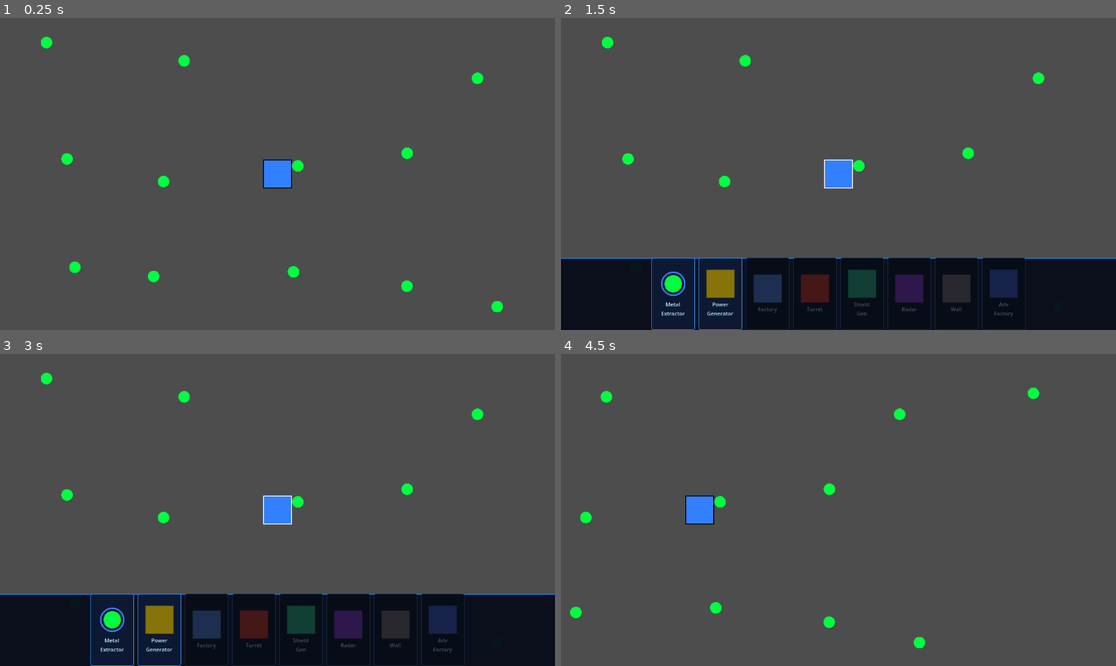
Above: before the commit, frames 1-4 (two rows, left to right).
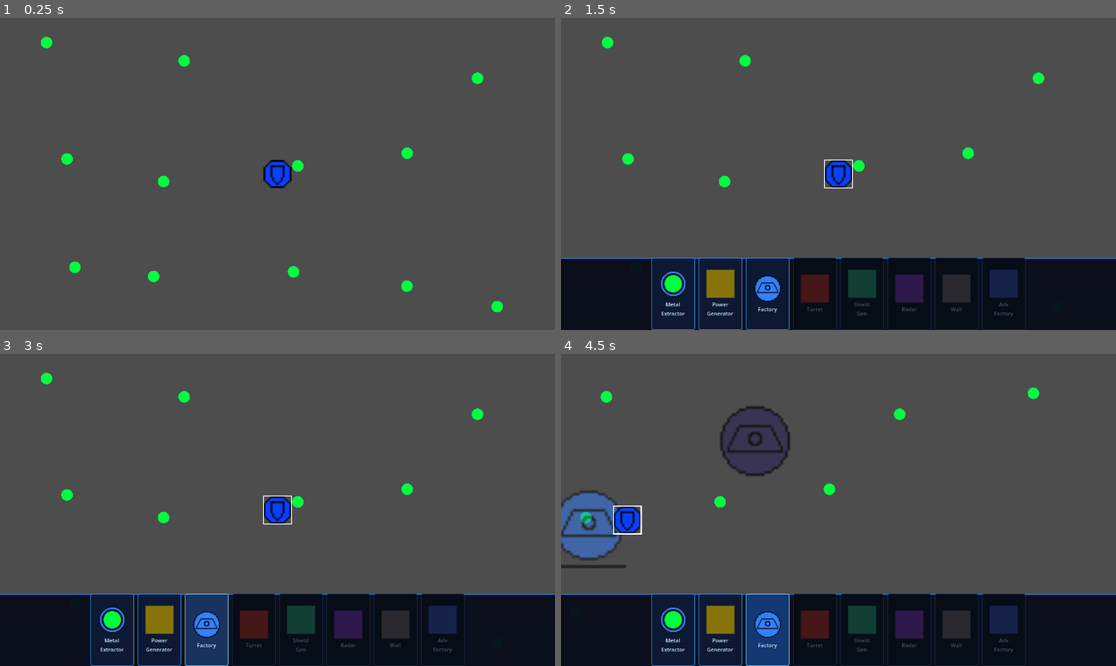
Above: after the commit, the same moments.

Repository: megantebro/roguelike-rts
Game: Godot game, scene res://scenes/main.tscn
Same seed, same stepped clock (60 frames per second), same inputs: the game is played once before the commit and once after it.
Inputs (mouse positions are in pixels of both pictures, inside the frame that each line leads up to):
- Up to frame 1 (0.25 s): no input
- Up to frame 2 (1.5 s): tap Enter at 0.5 s; drag from (838, 174) to (894, 105) at 0.52 s; click (672, 292) at 1.27 s
- Up to frame 3 (3 s): click (160, 628) at 2.02 s; click (205, 628) at 2.77 s
- Up to frame 4 (4.5 s): tap Space at 3.5 s; drag from (727, 525) to (838, 510) at 3.52 s; move the mouse to (894, 441) at 4.27 s; hold D from 4.28 s (still down); hold Shift from 4.28 s (still down); click (894, 441) at 4.42 s

The runs differ from the first frame. In frame 1, 0.5% of the frame differs, in the area x 47-53%, y 45-55%; in frame 2, 2.2%; in frame 3, 2.1%; in frame 4, 28%, in the area x 0-100%, y 16-100%.

Commit message:
Add HpBar reusable build bar and Factory system
- Add hp_bar.gd as reusable Node2D progress bar class
- Refactor bar_overlay to use HpBar for both resource and factory bars
- Add Factory placement, build queue, and build progress via HpBar
- Add commander texture rendering, surf background, camera outer bounds

Co-Authored-By: Claude Sonnet 4.6 <noreply@anthropic.com>

Diff:
--- a/scripts/bar_overlay.gd
+++ b/scripts/bar_overlay.gd
@@ -1,22 +1,43 @@
 extends Node2D
 
 var main_node: Main = null
+var _res_bar: HpBar
+var _fac_bar: HpBar
+
+func _ready() -> void:
+	_res_bar = HpBar.new()
+	add_child(_res_bar)
+
+	_fac_bar = HpBar.new()
+	_fac_bar.bar_width   = main_node.FACTORY_SIZE
+	_fac_bar.bar_height  = 6.0
+	_fac_bar.fill_color  = Color(0.3, 0.8, 1.0)
+	_fac_bar.bg_color    = Color(0.15, 0.15, 0.15, 1.0)
+	_fac_bar.border_color = Color(0, 0, 0, 0)
+	add_child(_fac_bar)
 
 func _process(_delta: float) -> void:
-	queue_redraw()
-
-func _draw() -> void:
 	if main_node == null:
 		return
+	_update_res_bar()
+	_update_fac_bar()
+
+func _update_res_bar() -> void:
 	var pending: int = main_node._pending_claim_idx
 	if pending < 0 or main_node._build_progress <= 0.0:
+		_res_bar.visible = false
 		return
-	var ppos: Vector2 = main_node._resource_positions[pending]
-	var bar_w := 36.0
-	var bar_h := 5.0
-	var bx := ppos.x - bar_w / 2.0
-	var by := ppos.y - 23.0
-	var fill := main_node._build_progress / main_node.BUILD_TIME
-	draw_rect(Rect2(bx, by, bar_w, bar_h), Color(0.05, 0.08, 0.15, 0.9))
-	draw_rect(Rect2(bx, by, bar_w * fill, bar_h), Color(0.0, 1.0, 0.25))
-	draw_rect(Rect2(bx, by, bar_w, bar_h), Color(0.3, 0.5, 0.8, 0.6), false, 1.0)
+	_res_bar.position = main_node._resource_positions[pending] + Vector2(0.0, -23.0)
+	_res_bar.fill = main_node._build_progress / main_node.BUILD_TIME
+	_res_bar.visible = true
+	_res_bar.queue_redraw()
+
+func _update_fac_bar() -> void:
+	if not main_node._factory_is_building or main_node._factory_build_progress <= 0.0:
+		_fac_bar.visible = false
+		return
+	var half := main_node.FACTORY_SIZE / 2.0
+	_fac_bar.position = main_node._factory_building_pos + Vector2(0.0, half + 4.0)
+	_fac_bar.fill = main_node._factory_build_progress / main_node.FACTORY_BUILD_TIME
+	_fac_bar.visible = true
+	_fac_bar.queue_redraw()
--- a/scripts/commander_hud.gd
+++ b/scripts/commander_hud.gd
@@ -5,7 +5,7 @@
 const BUILDINGS := [
 	{"name": "Metal\nExtractor", "color": Color(0.15, 0.55, 1.00), "locked": false},
 	{"name": "Power\nGenerator", "color": Color(0.70, 0.60, 0.05), "locked": false},
-	{"name": "Factory",          "color": Color(0.25, 0.40, 0.70), "locked": true},
+	{"name": "Factory",          "color": Color(0.25, 0.40, 0.70), "locked": false, "icon": "res://icon/Tank Factory.png"},
 	{"name": "Turret",           "color": Color(0.60, 0.20, 0.20), "locked": true},
 	{"name": "Shield\nGen",      "color": Color(0.15, 0.55, 0.45), "locked": true},
 	{"name": "Radar",            "color": Color(0.40, 0.20, 0.65), "locked": true},
@@ -85,6 +85,14 @@
 		icon.custom_minimum_size = Vector2(58, 58)
 		icon.is_locked = locked
 		icon_wrap.add_child(icon)
+	elif b.has("icon"):
+		var icon := TextureRect.new()
+		icon.custom_minimum_size = Vector2(58, 58)
+		icon.expand_mode = TextureRect.EXPAND_FIT_WIDTH_PROPORTIONAL
+		icon.stretch_mode = TextureRect.STRETCH_KEEP_ASPECT_CENTERED
+		icon.texture = load(b["icon"])
+		icon.modulate = Color(1, 1, 1, 0.4) if locked else Color.WHITE
+		icon_wrap.add_child(icon)
 	else:
 		var icon := ColorRect.new()
 		icon.custom_minimum_size = Vector2(58, 58)
--- a/scripts/game_camera.gd
+++ b/scripts/game_camera.gd
@@ -8,6 +8,7 @@
 const ZOOM_STEP := 0.1
 const ZOOM_MIN := 0.3
 const ZOOM_MAX := 3.0
+const OUTER_TILES := 50
 
 var _dragging := false
 
@@ -42,5 +43,6 @@
 
 func _clamp() -> void:
 	var half := get_viewport_rect().size / zoom / 2.0
-	position.x = clamp(position.x, half.x, MAP_W * TILE_SIZE - half.x)
-	position.y = clamp(position.y, half.y, MAP_H * TILE_SIZE - half.y)
+	var outer := OUTER_TILES * TILE_SIZE
+	position.x = clamp(position.x, half.x - outer, MAP_W * TILE_SIZE + outer - half.x)
+	position.y = clamp(position.y, half.y - outer, MAP_H * TILE_SIZE + outer - half.y)
--- /dev/null
+++ b/scripts/hp_bar.gd
@@ -0,0 +1,16 @@
+class_name HpBar
+extends Node2D
+
+var bar_width    := 36.0
+var bar_height   := 5.0
+var fill         := 0.0
+var bg_color     := Color(0.05, 0.08, 0.15, 0.9)
+var fill_color   := Color(0.0, 1.0, 0.25)
+var border_color := Color(0.3, 0.5, 0.8, 0.6)
+
+func _draw() -> void:
+	var bx := -bar_width / 2.0
+	draw_rect(Rect2(bx, 0, bar_width, bar_height), bg_color)
+	draw_rect(Rect2(bx, 0, bar_width * fill, bar_height), fill_color)
+	if border_color.a > 0.0:
+		draw_rect(Rect2(bx, 0, bar_width, bar_height), border_color, false, 1.0)
--- a/scripts/main.gd
+++ b/scripts/main.gd
@@ -13,6 +13,14 @@
 const BUILD_TIME := 3.0
 const METAL_SPACING    := 100.0
 const METAL_COLLIDE_R  := 36.0
+const OUTER_TILES      := 50
+const SURF_TILE        := 512
+const FACTORY_SIZE       := 128.0
+const FACTORY_BUILD_TIME := 10.0
+const FACTORY_RADIUS     := TILE_SIZE * 1.5
+
+var _surf_texture: Texture2D    = preload("res://icon/Surf.png")
+var _factory_texture: Texture2D = preload("res://icon/Tank Factory.png")
 
 const RES_COLOR       := Color(0.0, 1.0, 0.25)
 const RES_RING_COLOR  := Color(0.2, 0.5, 1.0)
@@ -37,6 +45,14 @@
 var _res_drag_start      := Vector2.ZERO
 var _res_dragging        := false
 var _build_progress      := 0.0
+
+var _placing_factory       := false
+var _factory_preview       := Vector2.ZERO
+var _factory_positions: Array[Vector2] = []
+var _factory_queue: Array[Vector2]     = []
+var _factory_is_building   := false
+var _factory_building_pos  := Vector2.ZERO
+var _factory_build_progress := 0.0
 
 func _ready() -> void:
 	_generate_resources()
@@ -64,16 +80,63 @@
 					_build_progress = 0.0
 					queue_redraw()
 					_start_next_in_queue()
+		if _factory_is_building:
+			var p1pos: Vector2 = (_p1 as Node2D).position
+			if p1pos.distance_squared_to(_factory_building_pos) <= FACTORY_RADIUS * FACTORY_RADIUS:
+				_factory_build_progress += delta
+				queue_redraw()
+				if _factory_build_progress >= FACTORY_BUILD_TIME:
+					_factory_positions.append(_factory_building_pos)
+					_factory_is_building = false
+					_factory_build_progress = 0.0
+					queue_redraw()
+					_start_next_factory()
 	_send_timer += delta
 	if _send_timer >= SEND_INTERVAL and is_instance_valid(_p1):
 		_send_timer = 0.0
 		NetworkManager.send_state("commander", 100, (_p1 as Node2D).position)
 
 func _draw() -> void:
+	var outer := OUTER_TILES * TILE_SIZE
+	var x0 := -outer
+	var y0 := -outer
+	var x1 := MAP_W * TILE_SIZE + outer
+	var y1 := MAP_H * TILE_SIZE + outer
+	var col := 0
+	var x := x0
+	while x < x1:
+		var row := 0
+		var y := y0
+		while y < y1:
+			var sx := -1.0 if (col % 2 == 1) else 1.0
+			var sy := -1.0 if (row % 2 == 1) else 1.0
+			var ox := x + SURF_TILE if (col % 2 == 1) else x
+			var oy := y + SURF_TILE if (row % 2 == 1) else y
+			draw_set_transform(Vector2(ox, oy), 0.0, Vector2(sx, sy))
+			draw_texture_rect(_surf_texture, Rect2(0, 0, SURF_TILE, SURF_TILE), false)
+			y += SURF_TILE
+			row += 1
+		x += SURF_TILE
+		col += 1
+	draw_set_transform(Vector2.ZERO, 0.0, Vector2.ONE)
 	var map_rect := Rect2(0, 0, MAP_W * TILE_SIZE, MAP_H * TILE_SIZE)
 	draw_rect(map_rect, TILE_COLOR)
 	_draw_resources()
+	_draw_factories()
 	draw_rect(map_rect, Color.YELLOW, false, 8.0)
+
+func _draw_factories() -> void:
+	var half := FACTORY_SIZE / 2.0
+	for fpos in _factory_positions:
+		draw_texture_rect(_factory_texture, Rect2(fpos - Vector2(half, half), Vector2(FACTORY_SIZE, FACTORY_SIZE)), false)
+	if _factory_is_building:
+		draw_texture_rect(_factory_texture, Rect2(_factory_building_pos - Vector2(half, half), Vector2(FACTORY_SIZE, FACTORY_SIZE)), false, Color(1, 1, 1, 0.5))
+	for fpos in _factory_queue:
+		draw_texture_rect(_factory_texture, Rect2(fpos - Vector2(half, half), Vector2(FACTORY_SIZE, FACTORY_SIZE)), false, Color(1, 1, 1, 0.3))
+	if _placing_factory:
+		var invalid := _factory_overlaps(_factory_preview)
+		var col := Color(1, 0.2, 0.2, 0.6) if invalid else Color(1, 1, 1, 0.6)
+		draw_texture_rect(_factory_texture, Rect2(_factory_preview - Vector2(half, half), Vector2(FACTORY_SIZE, FACTORY_SIZE)), false, col)
 
 func _generate_resources() -> void:
 	var rng := RandomNumberGenerator.new()
@@ -150,6 +213,7 @@
 
 func _on_build_selected(bname: String) -> void:
 	_placing_resource = (bname == "Metal\nExtractor")
+	_placing_factory  = (bname == "Factory")
 	_snap_resource_idx = -1
 	queue_redraw()
 
@@ -178,7 +242,7 @@
 	_left_on_ground = false
 
 func _unhandled_input(event: InputEvent) -> void:
-	if _placing_resource:
+	if _placing_resource or _placing_factory:
 		return
 	if not (event is InputEventMouseButton and event.pressed):
 		return
@@ -190,6 +254,9 @@
 			_move_selected_to(_screen_to_world(event.position))
 
 func _input(event: InputEvent) -> void:
+	if _placing_factory:
+		_handle_factory_input(event)
+		return
 	if _placing_resource:
 		_handle_placement_input(event)
 		return
@@ -327,8 +394,51 @@
 			return true
 	return false
 
+func _handle_factory_input(event: InputEvent) -> void:
+	if event is InputEventMouseMotion:
+		_factory_preview = _screen_to_world(event.position)
+		queue_redraw()
+	elif event is InputEventMouseButton and event.pressed:
+		if event.button_index == MOUSE_BUTTON_LEFT:
+			if not _factory_overlaps(_factory_preview):
+				_factory_queue.append(_factory_preview)
+				if not _factory_is_building:
+					_start_next_factory()
+			queue_redraw()
+		elif event.button_index == MOUSE_BUTTON_RIGHT:
+			_placing_factory = false
+			$CommanderHUD.deactivate()
+			queue_redraw()
+
+func _factory_overlaps(pos: Vector2) -> bool:
+	for fpos in _factory_positions:
+		if pos.distance_to(fpos) < FACTORY_SIZE:
+			return true
+	if _factory_is_building and pos.distance_to(_factory_building_pos) < FACTORY_SIZE:
+		return true
+	for fpos in _factory_queue:
+		if pos.distance_to(fpos) < FACTORY_SIZE:
+			return true
+	return false
+
+func _factory_stop_pos(fpos: Vector2) -> Vector2:
+	var dir := (_p1 as Node2D).position - fpos
+	if dir.length_squared() > 1.0:
+		return fpos + dir.normalized() * (FACTORY_RADIUS * 0.7)
+	return fpos + Vector2.RIGHT * (FACTORY_RADIUS * 0.7)
+
+func _start_next_factory() -> void:
+	if _factory_queue.is_empty():
+		return
+	_factory_building_pos = _factory_queue[0]
+	_factory_queue.remove_at(0)
+	_factory_is_building = true
+	_factory_build_progress = 0.0
+	(_p1 as Node2D).call("move_to", _factory_stop_pos(_factory_building_pos))
+
 func _cancel_placement() -> void:
 	_placing_resource = false
+	_placing_factory  = false
 	_snap_resource_idx = -1
 	_pending_claim_idx = -1
 	_pending_keep_placing = false
--- a/scripts/unit.gd
+++ b/scripts/unit.gd
@@ -10,6 +10,8 @@
 var selected := false
 var _target: Vector2
 
+var _texture: Texture2D = preload("res://icon/commander.png")
+
 func _ready() -> void:
 	_target = position
 
@@ -19,9 +21,10 @@
 		queue_redraw()
 
 func _draw() -> void:
-	draw_rect(Rect2(-SIZE / 2.0, -SIZE / 2.0, SIZE, SIZE), unit_color)
-	var border_color := Color.WHITE if selected else Color.BLACK
-	draw_rect(Rect2(-SIZE / 2.0, -SIZE / 2.0, SIZE, SIZE), border_color, false, 2.0)
+	var half := SIZE / 2.0
+	draw_texture_rect(_texture, Rect2(-half, -half, SIZE, SIZE), false, unit_color)
+	if selected:
+		draw_rect(Rect2(-half, -half, SIZE, SIZE), Color.WHITE, false, 2.0)
 
 func _input_event(_viewport: Viewport, event: InputEvent, _shape_idx: int) -> void:
 	if event is InputEventMouseButton and event.button_index == MOUSE_BUTTON_LEFT and event.pressed:
Binary file added: icon/Surf.png
Not shown, added: icon/Surf.png.import
Binary file added: icon/Tank Factory.png
Not shown, added: icon/Tank Factory.png.import
Binary file added: icon/commander.png
Not shown, added: icon/commander.png.import
Not shown, added: scripts/hp_bar.gd.uid
Not shown, added: PROGRESS.md
